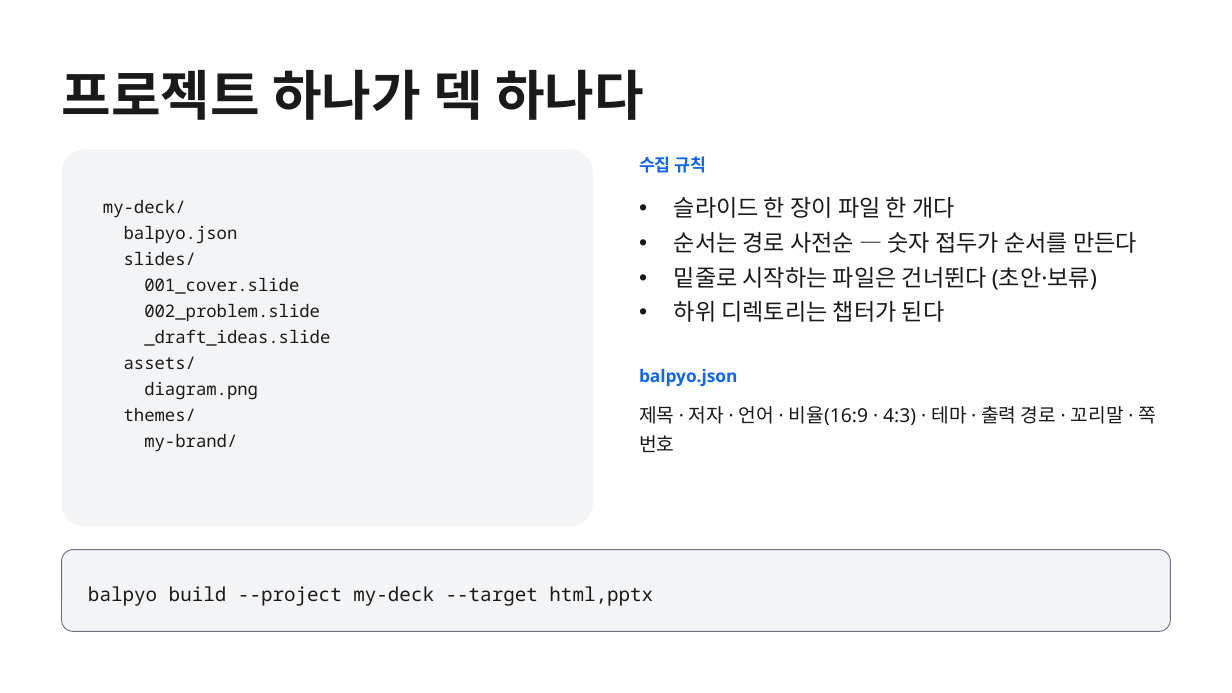
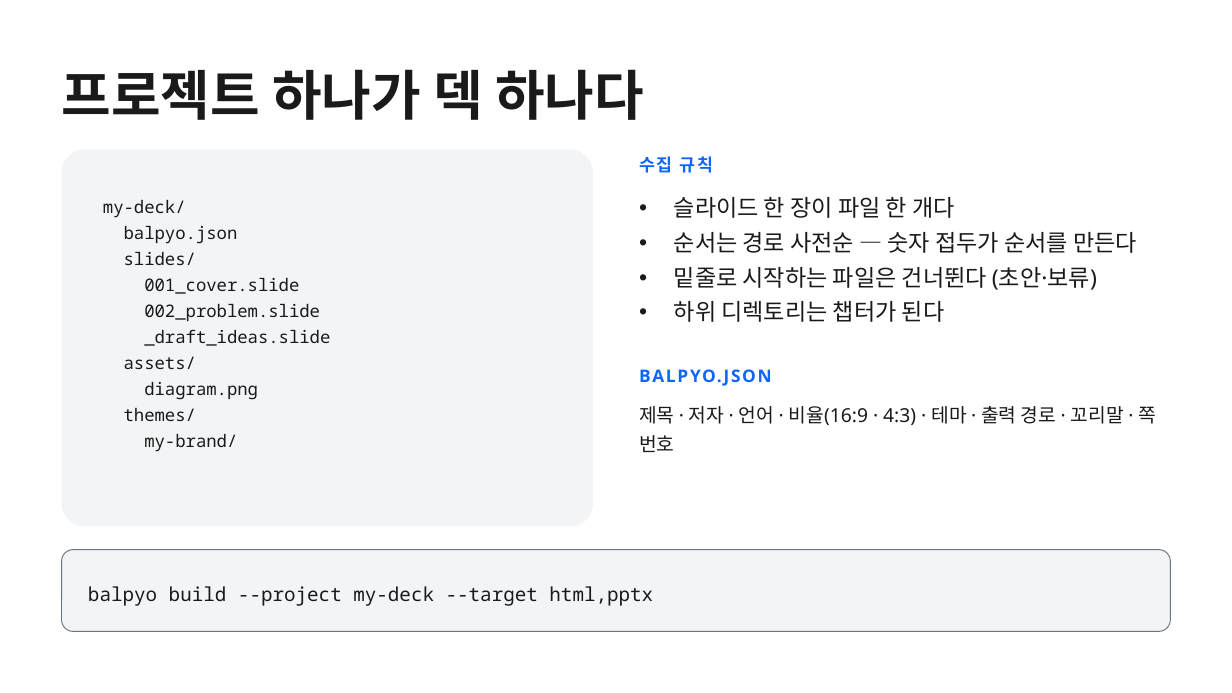
Before and after one commit to k2sebeom/balpyo, a slide deck: slide 5 of examples/showcase/decks/balpyo-intro/balpyo-소개.pptx. Drawn at 1232x693 pixels with LibreOffice and Linux fonts; fonts in the diff are those of the drawing. Boxes give left, top, right and bottom in pixels: in the first picture for what was removed or moved away, otherwise in the second. Text is boxed around its words. In the diff, an @@ line names an element or a change of style, - is before the commit and + after.

```diff
--- a/examples/showcase/decks/balpyo-intro/balpyo-소개.pptx
+++ b/examples/showcase/decks/balpyo-intro/balpyo-소개.pptx
@@ text "수집 규칙" at box(639, 156, 714, 173): letter spacing 0 to 1.4 pt @@
@@ text at box(639, 369, 772, 386): text changed @@
-balpyo.json
+BALPYO.JSON
```
Also in this commit, not shown: 6 other slides changed, 16 other files.
